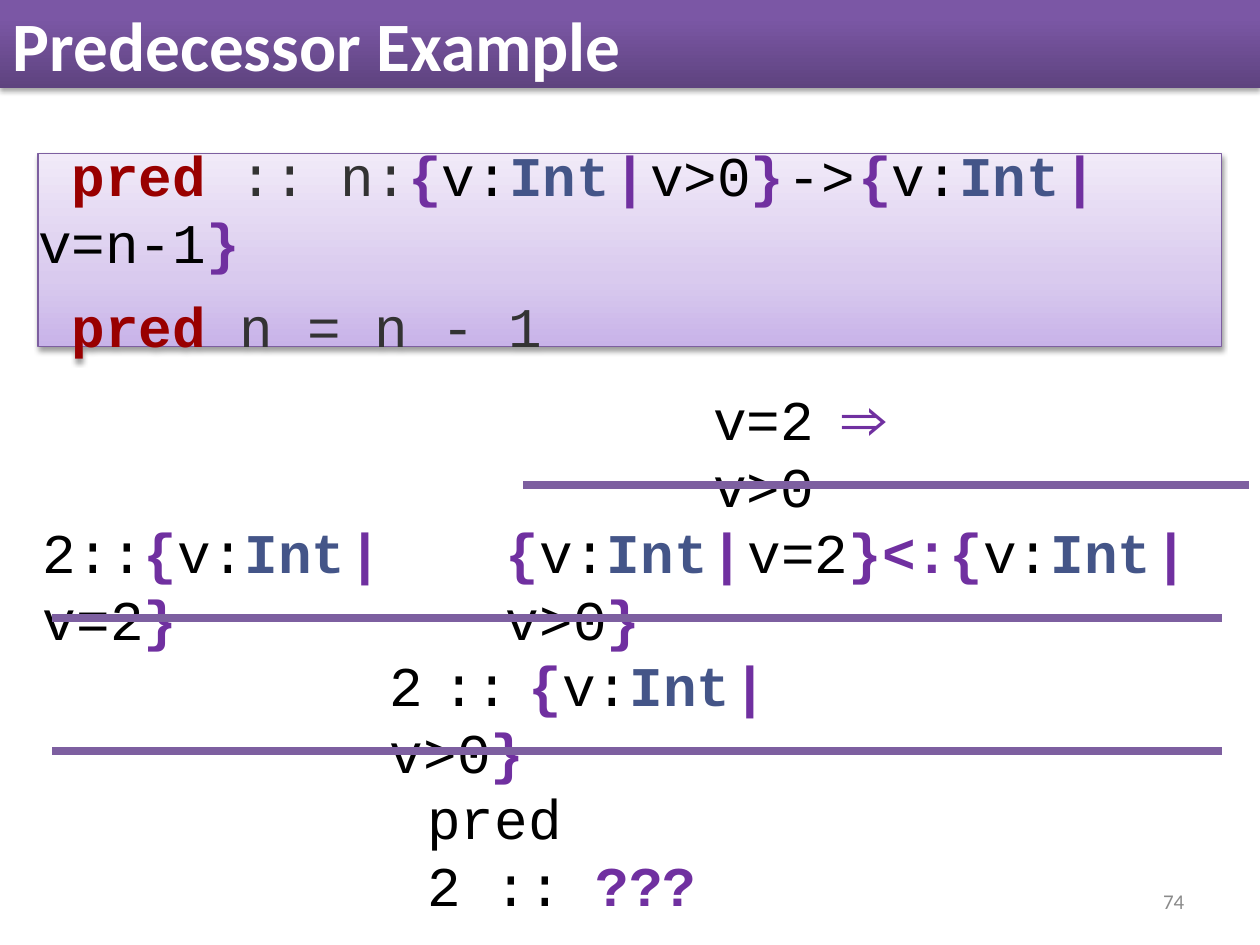
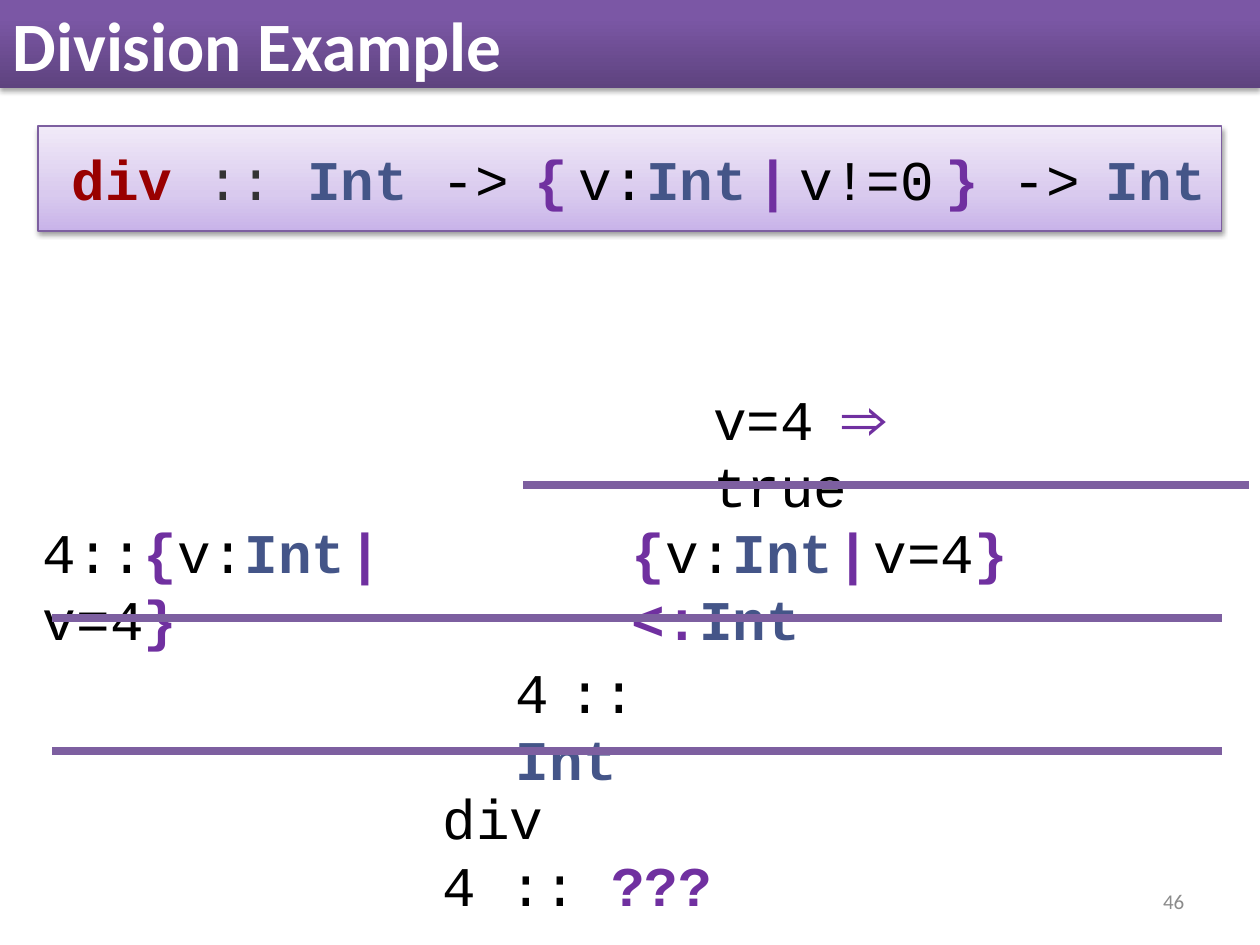
Before and after one commit to nikivazou/research_exam, a slide deck: slide 46 of slides/Research_Exam.pptx (slide 74 before the commit). Drawn at 1260x945 pixels with LibreOffice and Linux fonts; fonts in the diff are those of the drawing. Boxes give left, top, right and bottom in pixels: in the first picture for what was removed or moved away, otherwise in the second. Text is boxed around its words. In the diff, an @@ line names an element or a change of style, - is before the commit and + after.

```diff
--- a/slides/Research_Exam.pptx
+++ b/slides/Research_Exam.pptx
@@ title at (x1=13, y1=22, x2=502, y2=89): text changed @@
-Predecessor Example
+Division Example
@@ rectangle "div :: Int -> { ..." resized from (x1=38, y1=154, x2=1222, y2=346) to (x1=38, y1=126, x2=1222, y2=231) @@
@@ text in rectangle at (x1=72, y1=160, x2=1206, y2=201): text changed; bold on @@
-pred :: n:{v:Int | v>0} -> {v:Int | v=n-1}
-pred n = n - 1
+div :: Int -> { v:Int | v!=0 } -> Int
@@ text at (x1=713, y1=403, x2=847, y2=508): text changed @@
-v=2 ⇒ v>0
+v=4 ⇒ true
@@ text at (x1=43, y1=533, x2=346, y2=652): text changed @@
-2::{v:Int | v=2}
+4::{v:Int | v=4}
@@ text at (x1=632, y1=533, x2=1009, y2=641): text changed; text colour #000000 to #445588 @@
-{v:Int | v=2}<:{v:Int | v>0}
+{v:Int | v=4}<:Int
@@ text at (x1=516, y1=676, x2=617, y2=781): text changed @@
-2 :: {v:Int | v>0}
+4 :: Int
@@ text at (x1=443, y1=799, x2=544, y2=906): text changed @@
-pred 2 :: ???
+div 4 :: ???
@@ page number at (x1=1163, y1=895, x2=1184, y2=909): text changed @@
-74
+46
```
Also in this commit, not shown: 55 other slides changed, 8 slides added, 34 slides removed, 1 other file.
